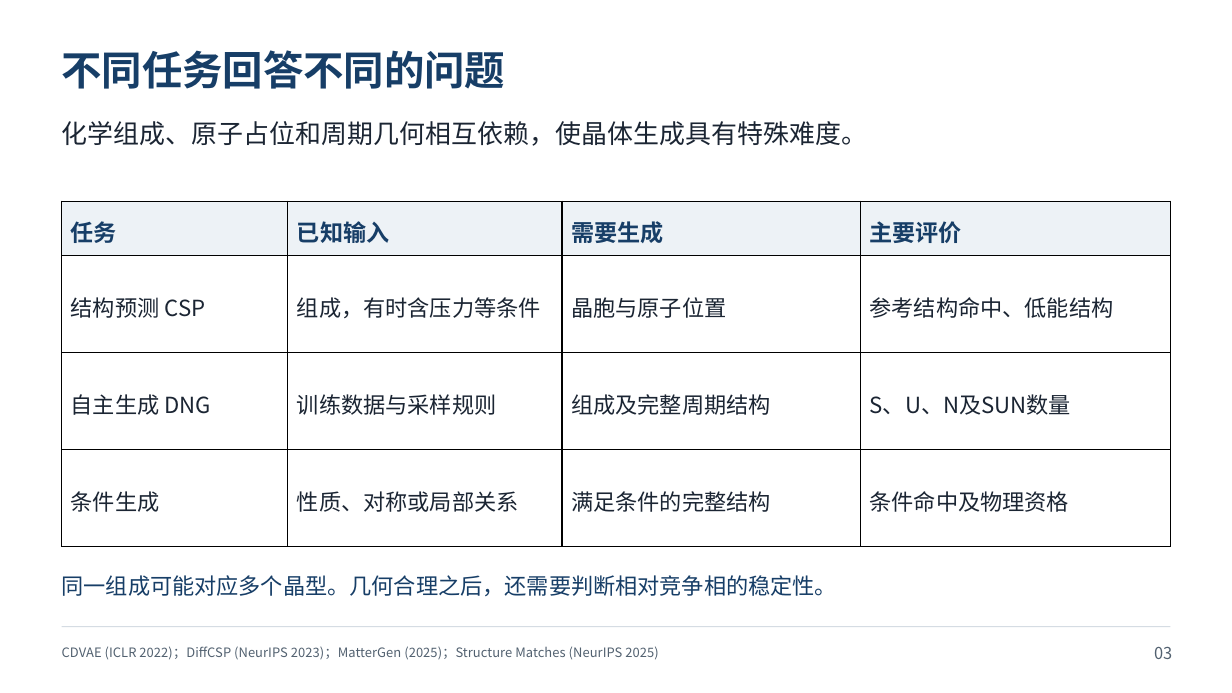
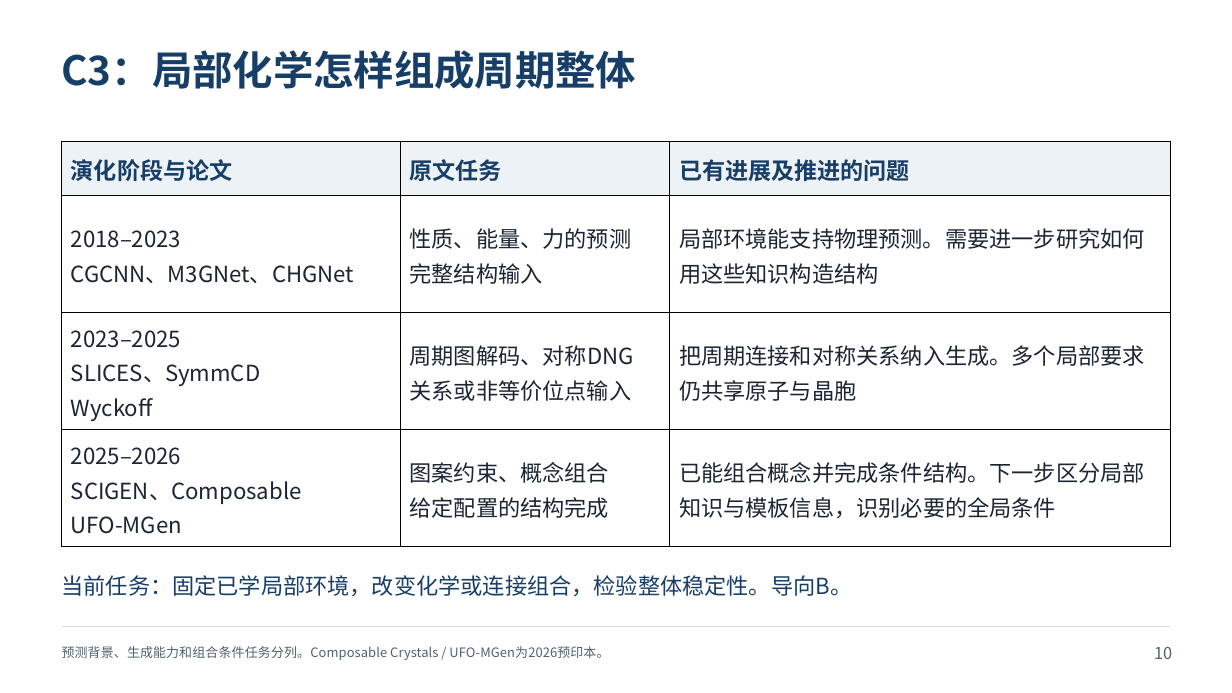
Before and after one commit to YWDDLiang/Research, a slide deck: slide 10 of crystal/evolution/presentation/crystal-generation-research-review.pptx (slide 3 before the commit). Drawn at 1232x693 pixels with LibreOffice and Linux fonts; fonts in the diff are those of the drawing. Boxes give left, top, right and bottom in pixels: in the first picture for what was removed or moved away, otherwise in the second. Text is boxed around its words. In the diff, an @@ line names an element or a change of style, - is before the commit and + after.

Commit message:
Explain task evidence and literature evolution for crystal research routes

```diff
--- a/crystal/evolution/presentation/crystal-generation-research-review.pptx
+++ b/crystal/evolution/presentation/crystal-generation-research-review.pptx
@@ text at [62, 50, 637, 89]: text changed @@
-不同任务回答不同的问题
+C3：局部化学怎样组成周期整体
@@ text removed at [62, 121, 868, 146] @@
-化学组成、原子占位和周期几何相互依赖，使晶体生成具有特殊难度。
@@ table added at [62, 141, 1172, 547], 4 rows, 3 columns @@
+演化阶段与论文 | 原文任务 | 已有进展及推进的问题
+2018–2023 / CGCNN、M3GNet、CHGNet | 性质、能量、力的预测 / 完整结构输入 | 局部环境能支持物理预测。需要进一步研究如何用这些知识构造结构
+2023–2025 / SLICES、SymmCD / Wyckoff | 周期图解码、对称DNG / 关系或非等价位点输入 | 把周期连接和对称关系纳入生成。多个局部要求仍共享原子与晶胞
+2025–2026 / SCIGEN、Composable / UFO-MGen | 图案约束、概念组合 / 给定配置的结构完成 | 已能组合概念并完成条件结构。下一步区分局部知识与模板信息，识别必要的全局条件
@@ table removed at [62, 201, 1171, 547], 4 rows, 4 columns @@
-任务 | 已知输入 | 需要生成 | 主要评价
-结构预测 CSP | 组成，有时含压力等条件 | 晶胞与原子位置 | 参考结构命中、低能结构
-自主生成 DNG | 训练数据与采样规则 | 组成及完整周期结构 | S、U、N及SUN数量
-条件生成 | 性质、对称或局部关系 | 满足条件的完整结构 | 条件命中及物理资格
@@ text at [62, 575, 853, 596]: text changed @@
-同一组成可能对应多个晶型。几何合理之后，还需要判断相对竞争相的稳定性。
+当前任务：固定已学局部环境，改变化学或连接组合，检验整体稳定性。导向B。
@@ text at [62, 646, 609, 660]: text changed @@
-CDVAE (ICLR 2022)；DiffCSP (NeurIPS 2023)；MatterGen (2025)；Structure Matches (NeurIPS 2025)
+预测背景、生成能力和组合条件任务分列。Composable Crystals / UFO-MGen为2026预印本。
@@ text at [1154, 647, 1172, 659]: text changed @@
-03
+10
```
Also in this commit, not shown: 13 other slides changed, 16 slides added, 14 slides removed, 5 other files.
